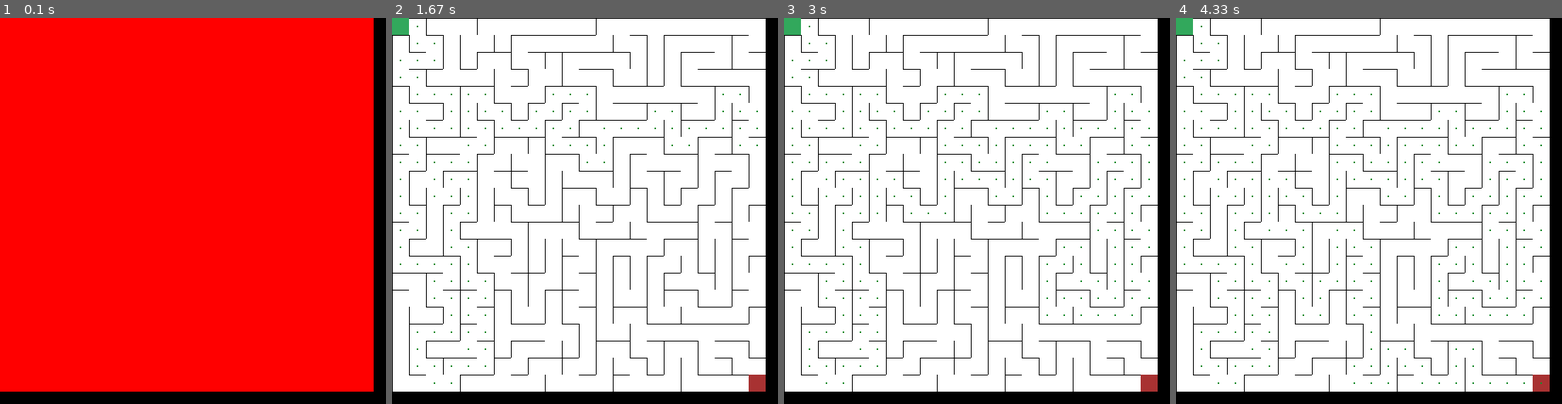
Above: before the commit, frames 1-4 (left to right).
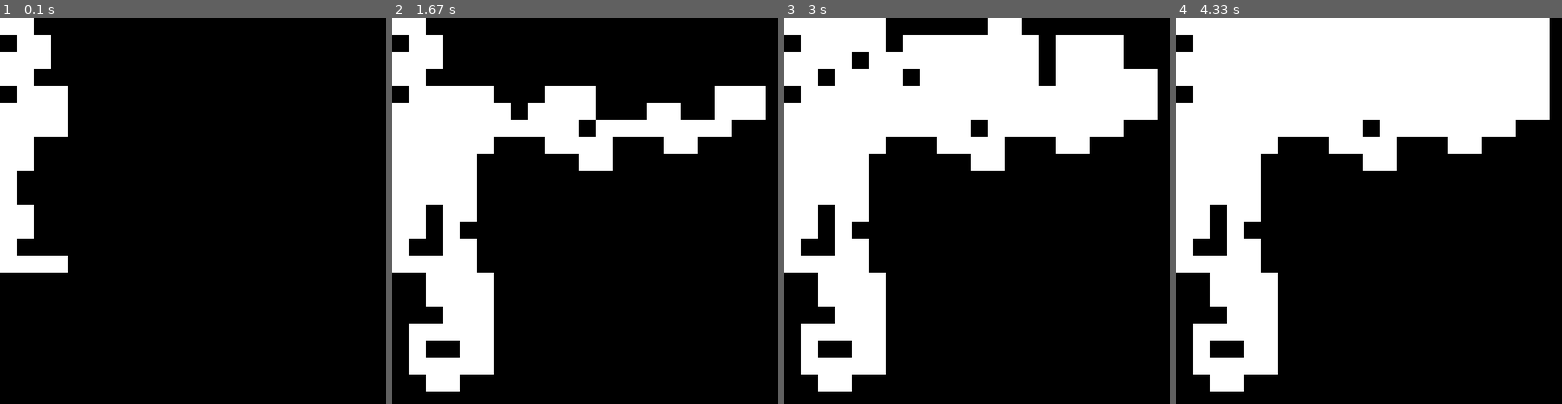
Above: after the commit, the same moments.

Repository: mbdev0/maze_solver
Game: pygame game, started from maze_solver.py
Two runs of this game, one before a commit and one after it. Both use one fixed random seed, a clock stepped at 60 frames per second and the inputs below.
Inputs:
- Up to frame 1 (0.1 s): no input
- Up to frame 2 (1.67 s): no input
- Up to frame 3 (3 s): no input
- Up to frame 4 (4.33 s): no input

The runs differ from the first frame. In frame 1, 94% of the frame differs, in the area x 0-97%, y 0-97%; in frame 2, 68%; in frame 3, 56%; in frame 4, 51%.

Commit message:
shows step by step bfs algorithm

Diff:
--- a/maze_solver.py
+++ b/maze_solver.py
@@ -12,7 +12,6 @@
         self.w = w
         self.display = display
         self.walls = {"N":True, "S":True, "W": True, "E":True}
-        #self.walls = [True,True,True,True] #Top Bottom Left Right
         self.visited = False
         self.cols = cols
         self.rows = rows
@@ -69,7 +68,7 @@
         x_coord = self.x*self.w
         y_coord = self.y*self.w
 
-        pygame.draw.rect(self.display, (255,0,0), (x_coord,y_coord, self.w, self.w))
+        pygame.draw.rect(self.display, (255,255,255), (x_coord,y_coord, self.w, self.w))
 
     def showStartorEnd(self, index):
             cell = grid[index]
@@ -160,8 +159,8 @@
                 self.curr = next_n
             elif self.dfs_stack:
                 self.curr = self.dfs_stack.pop()
-        pygame.display.flip()
-        time.sleep(0.1)
+            pygame.display.flip()
+
         pygame.display.update()
     def BFS(self,grid):
         START = grid[0]
@@ -174,6 +173,8 @@
         while frontier:
             currCell = frontier.pop(0)
             currCell.showPath()
+            time.sleep(0.1)
+            pygame.display.flip()
             if currCell == finalCell:
                 self.refreshScreen(grid)
                 break
@@ -196,7 +197,7 @@
                     explored.append(childCell)
                     bfs_path[childCell] = currCell
 
-        pygame.display.flip()
+        pygame.display.update()
         finalPath={}
         while START!=finalCell:
             finalPath[bfs_path[finalCell]]=finalCell
@@ -219,16 +220,11 @@
     display = pygame.display.set_mode((width,height))
     # path = None
     maze = Maze(height,width,wOfCell)
-    """Doesnt display the grid anymore"""
     grid = maze.maze_generation(display)
-    """This only displays a red square"""
     maze.DFS()
-
-    """This displays the grid?"""
+    maze.refreshScreen(grid)
     x = maze.BFS(grid)
-    # print(x)
-    # for i in x:
-    #     i.showFinalPath
+
     finished = False
     clock = pygame.time.Clock()
 
